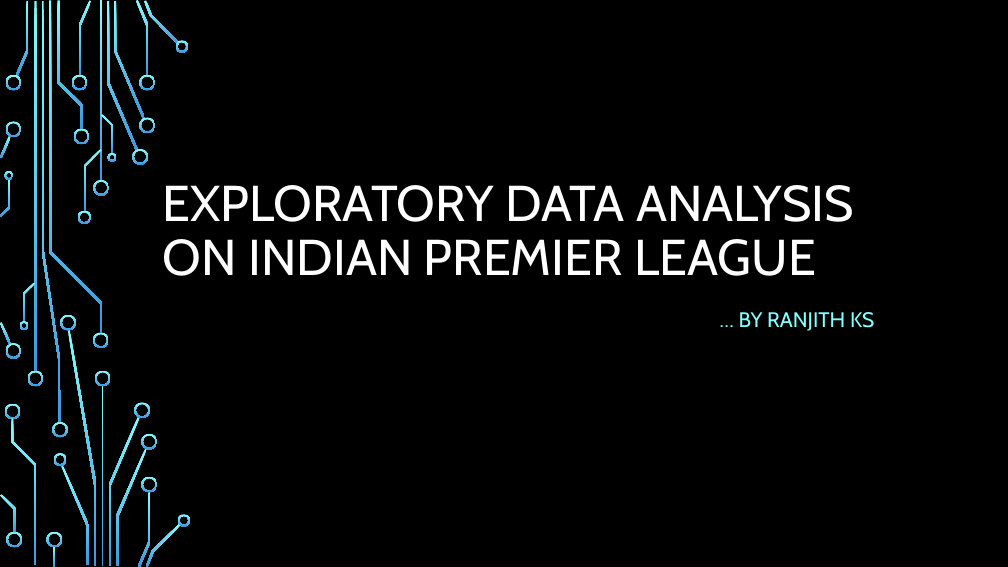
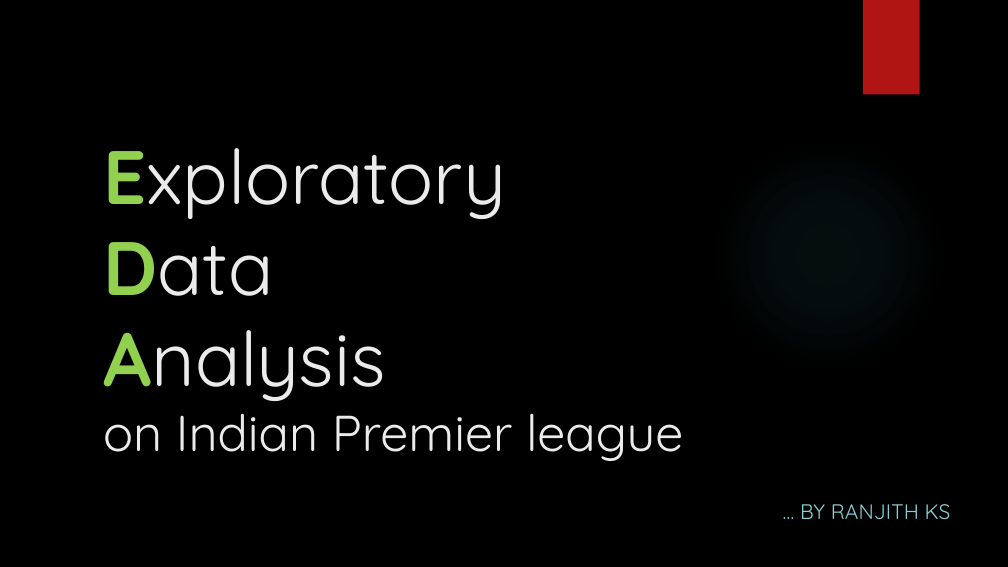
Before and after one commit to ksranjith786/python, a slide deck: slide 1 of insaid/Project/IPL/Presentation_EDA_IPL.pptx. Drawn at 1008x567 pixels with LibreOffice and Linux fonts; fonts in the diff are those of the drawing; background and template pictures are left out. Boxes give left, top, right and bottom in pixels: in the first picture for what was removed or moved away, otherwise in the second. Text is boxed around its words. In the diff, an @@ line names an element or a change of style, - is before the commit and + after.

Commit message:
Updated the PPT

```diff
--- a/insaid/Project/IPL/Presentation_EDA_IPL.pptx
+++ b/insaid/Project/IPL/Presentation_EDA_IPL.pptx
@@ rectangle added at (863,0,920,95), fill #B01513 @@
@@ title at (103,148,683,461): text changed; size 48 to 72 pt; font Cabin to Quicksand; text colour #FFFFFF to #EBEBEB @@
-EXPLORATORY DATA ANALYSIS ON INDIAN PREMIER LEAGUE
+Exploratory
+Data
+Analysis
+on Indian Premier league
@@ ellipse added at (712,138,944,371), fill gradient #50B9C1 @@
@@ group removed at (0,0,191,567): 50 freeform shapes, 4 rectangles @@
@@ subtitle "… BY RANJITH KS": place and size @@
-subtitle "… BY RANJITH KS" at (739,312,874,331)
+subtitle "… BY RANJITH KS" at (800,504,951,519)
@@ subtitle "… BY RANJITH KS" at (800,504,951,519): font Cabin to Quicksand, text colour #82FFFF to #8AD0D6; line spacing 1.2 to 1 @@
```
Also in this commit, not shown: 19 other slides changed, 1 slide added.
